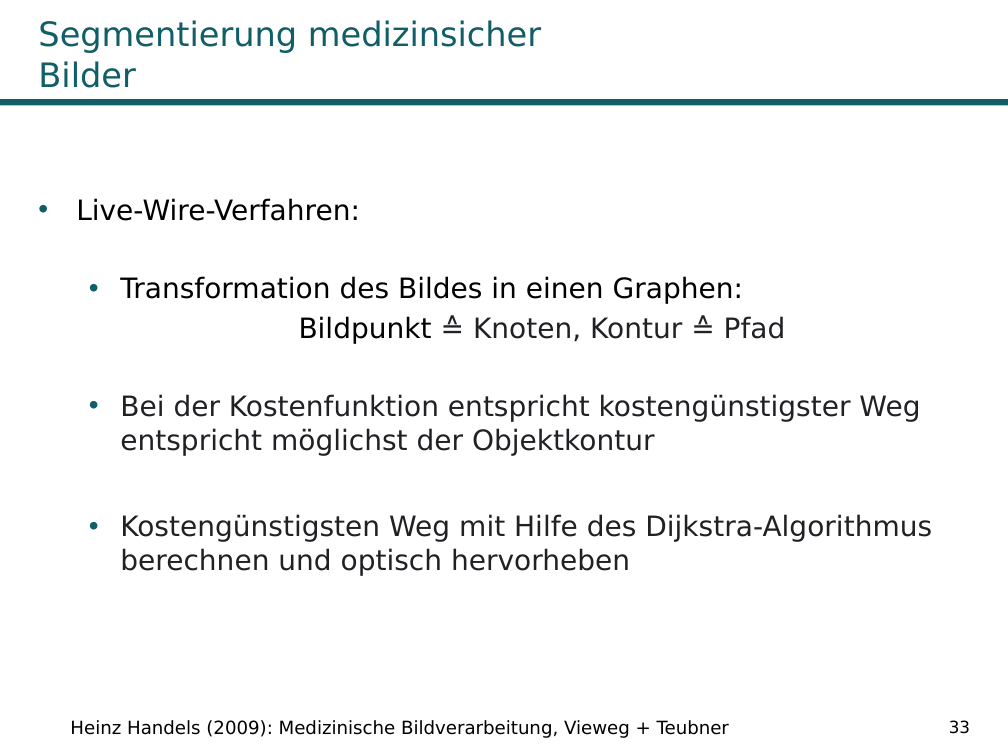
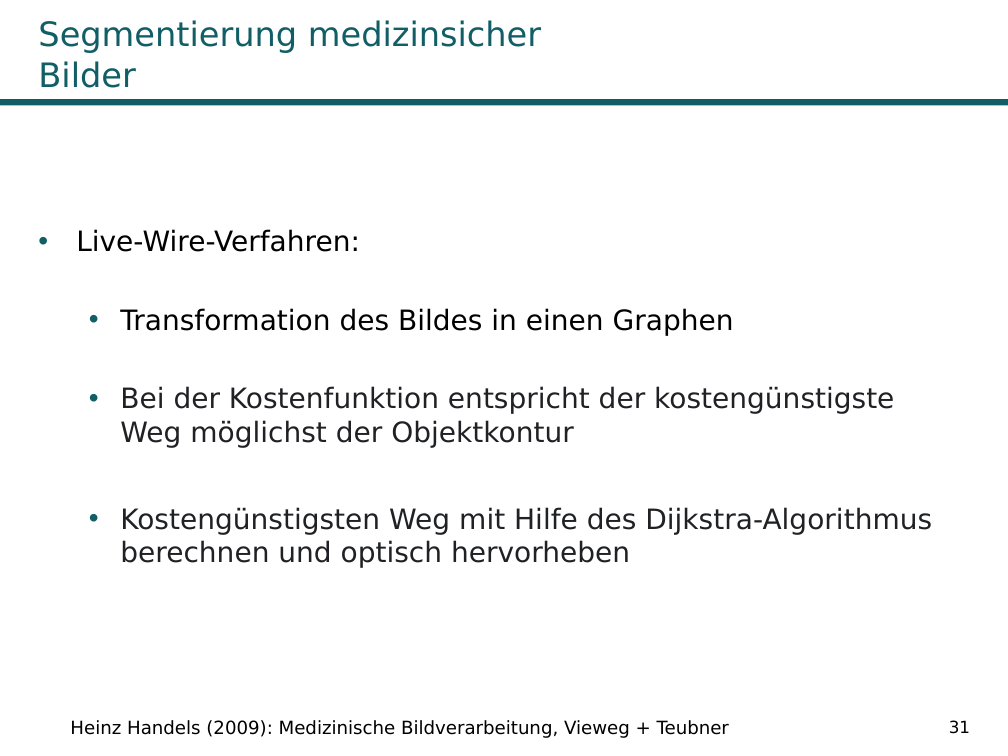
Before and after one commit to Kage0x3B/wissenschaftliches-arbeiten-praesentation, a slide deck: slide 31 of Präsentation Pfadplanungsalgorithmen.pptx (slide 33 before the commit). Drawn at 1008x756 pixels with LibreOffice and Linux fonts; fonts in the diff are those of the drawing; background and template pictures are left out. Boxes give left, top, right and bottom in pixels: in the first picture for what was removed or moved away, otherwise in the second. Text is boxed around its words. In the diff, an @@ line names an element or a change of style, - is before the commit and + after.

```diff
--- a/Präsentation Pfadplanungsalgorithmen.pptx
+++ b/Präsentation Pfadplanungsalgorithmen.pptx
@@ text "Live-Wire-Verfahren:": place and size @@
-text "Live-Wire-Verfahren:" at bbox=[76, 198, 932, 576]
+text "Live-Wire-Verfahren:" at bbox=[76, 229, 932, 568]
@@ text at bbox=[120, 308, 894, 448]: text changed @@
-  • Transformation des Bildes in einen Graphen:
-Bildpunkt ≙ Knoten, Kontur ≙ Pfad
-  • Bei der Kostenfunktion entspricht kostengünstigster Weg entspricht möglichst der Objektkontur
+  • Transformation des Bildes in einen Graphen
+  • Bei der Kostenfunktion entspricht der kostengünstigste Weg möglichst der Objektkontur
@@ page number at bbox=[949, 720, 970, 734]: text changed @@
-33
+31
```
Also in this commit, not shown: 12 other slides changed, 2 slides removed, 1 other file.
